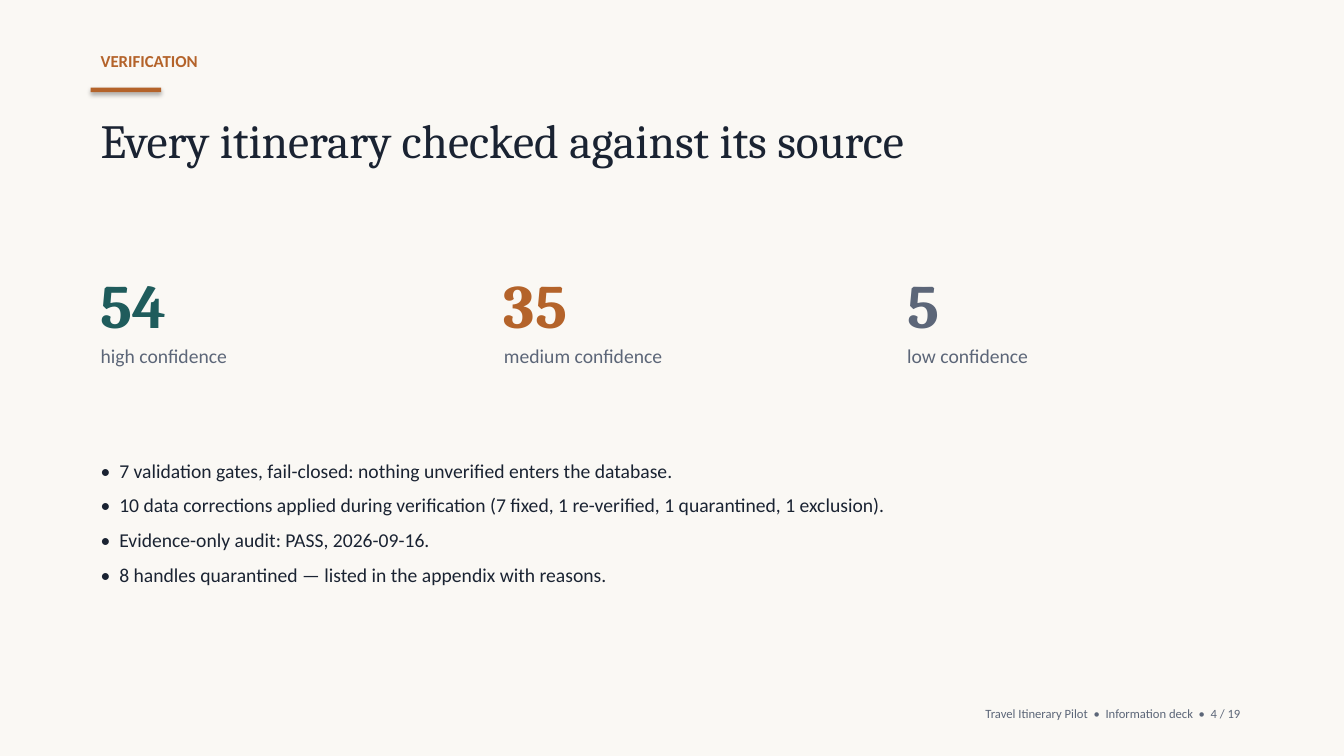
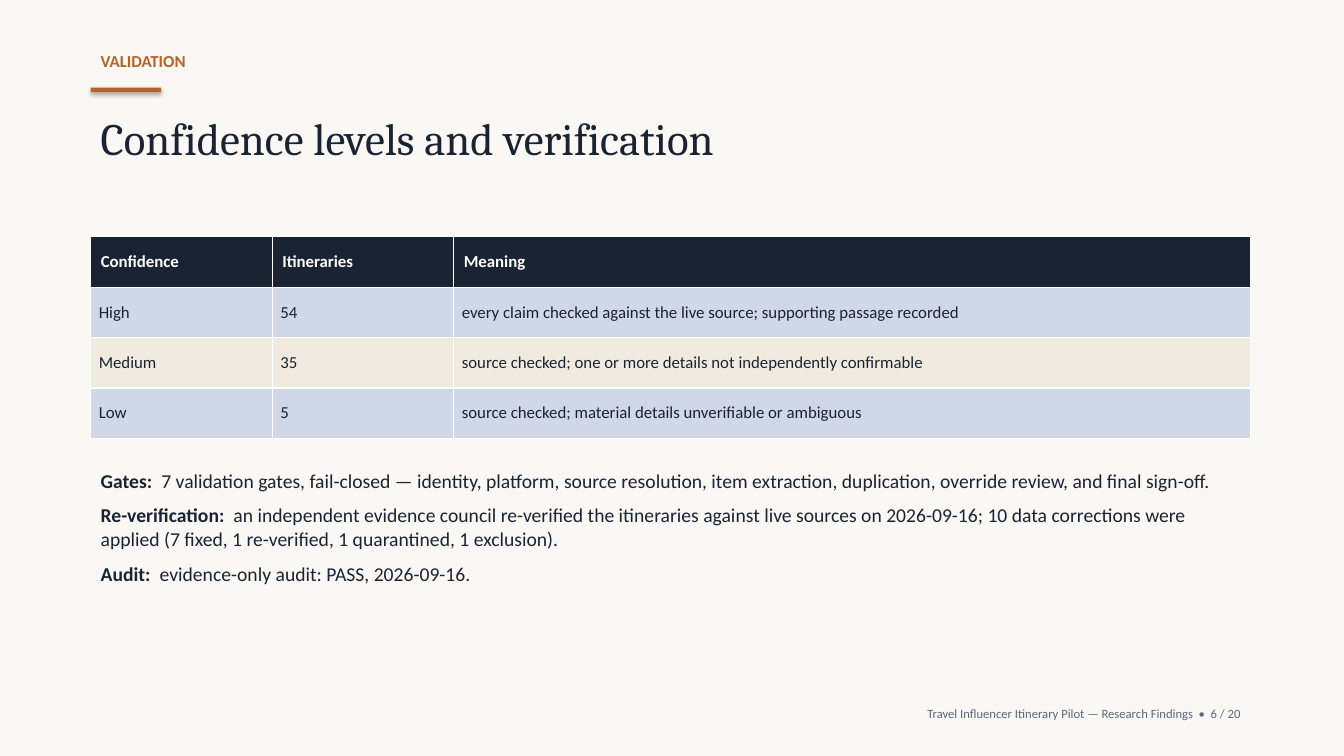
Before and after one commit to g-shankar/Influencers, a slide deck: slide 6 of deliverables/travel-itinerary-pilot-report.pptx (slide 4 before the commit). Drawn at 1344x756 pixels with LibreOffice and Linux fonts; fonts in the diff are those of the drawing. Boxes give left, top, right and bottom in pixels: in the first picture for what was removed or moved away, otherwise in the second. Text is boxed around its words. In the diff, an @@ line names an element or a change of style, - is before the commit and + after.

```diff
--- a/deliverables/travel-itinerary-pilot-report.pptx
+++ b/deliverables/travel-itinerary-pilot-report.pptx
@@ text at box(101, 56, 186, 67): text changed @@
-VERIFICATION
+VALIDATION
@@ text at box(101, 123, 714, 156): text changed; size 34 to 32 pt @@
-Every itinerary checked against its source
+Confidence levels and verification
@@ table added at box(91, 237, 1250, 439), 4 rows, 3 columns @@
+Confidence | Itineraries | Meaning
+High | 54 | every claim checked against the live source; supporting passage recorded
+Medium | 35 | source checked; one or more details not independently confirmable
+Low | 5 | source checked; material details unverifiable or ambiguous
@@ text removed at box(101, 286, 226, 367) @@
-54
-high confidence
@@ text removed at box(504, 286, 663, 363) @@
-35
-medium confidence
@@ text removed at box(907, 287, 1028, 363) @@
-5
-low confidence
@@ text at box(101, 474, 1209, 584): text changed @@
-• 7 validation gates, fail-closed: nothing unverified enters the database.
-• 10 data corrections applied during verification (7 fixed, 1 re-verified, 1 quarantined, 1 exclusion).
-• Evidence-only audit: PASS, 2026-09-16.
-• 8 handles quarantined — listed in the appendix with reasons.
+Gates: 7 validation gates, fail-closed — identity, platform, source resolution, item extraction, duplication, override review, and final sign-off.
+Re-verification: an independent evidence council re-verified the itineraries against live sources on 2026-09-16; 10 data corrections were applied (7 fixed, 1 re-verified, 1 quarantined, 1 exclusion).
+Audit: evidence-only audit: PASS, 2026-09-16.
@@ text at box(927, 709, 1241, 720): text changed @@
-Travel Itinerary Pilot • Information deck • 4 / 19
+Travel Influencer Itinerary Pilot — Research Findings • 6 / 20
```
Also in this commit, not shown: 4 other slides changed, 5 slides added, 4 slides removed, 1 other file.
